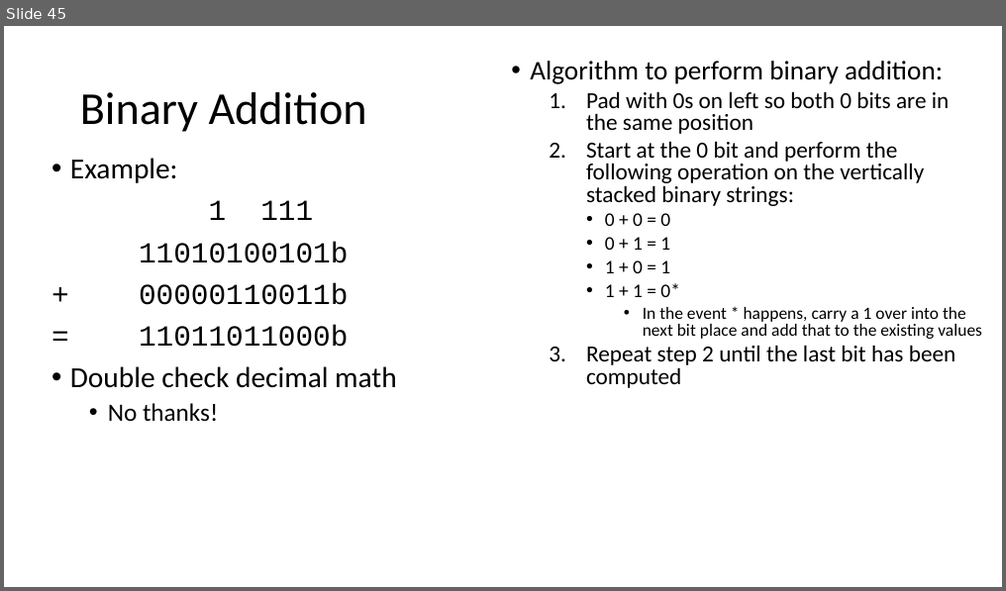
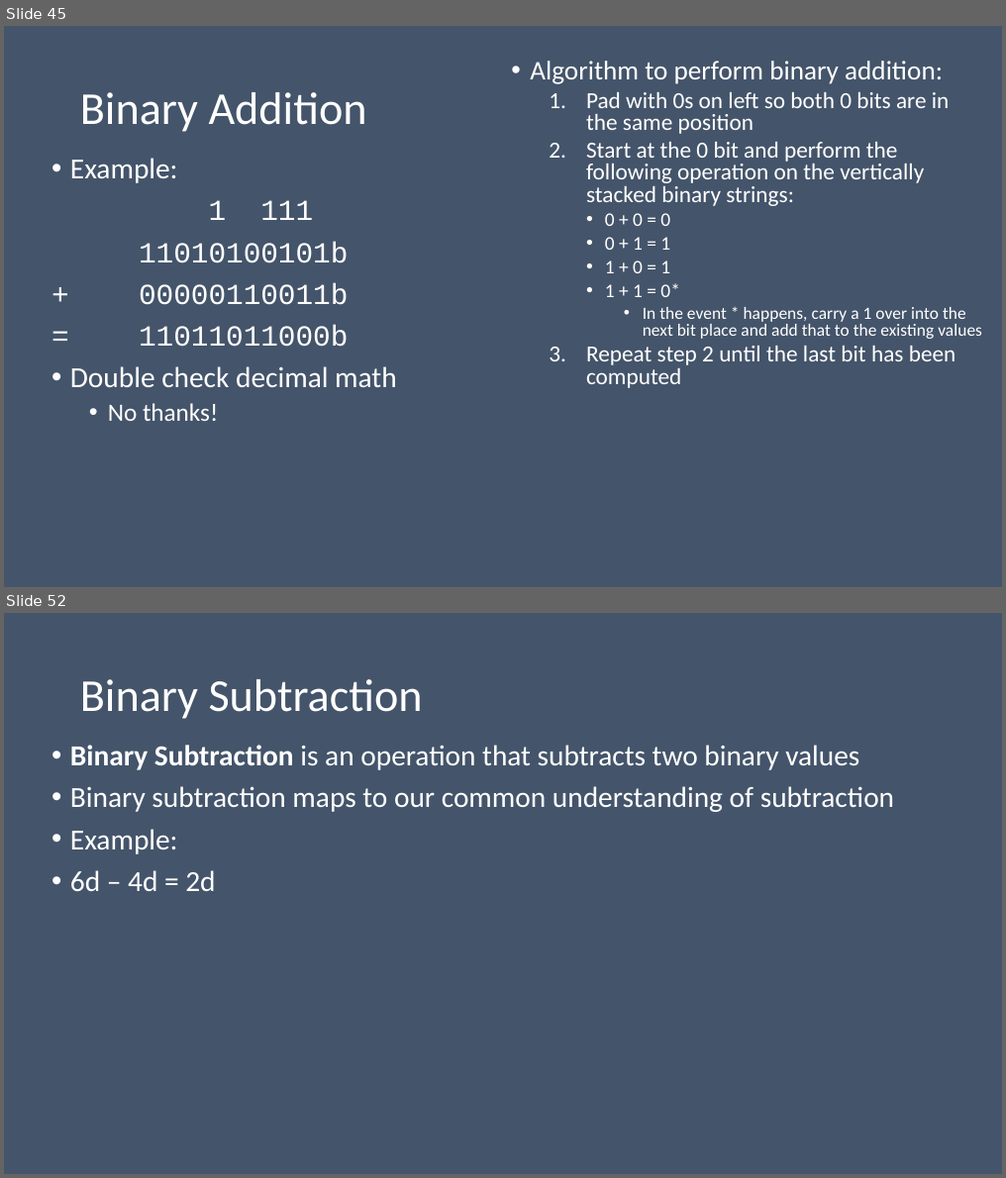
Before and after one commit to MrJoshGross/Course-Curricular-Material, a slide deck: wip/Lecture 4 - Binary Addition and Subtraction.pptx. Shown one above the other, each under a label of ours: slide 45 before the commit, slides 45 and 52 after it; the slides between them are not shown. The pictures are 1006x591 and 1006x1178 pixels, drawn with LibreOffice and Linux fonts; fonts in the diff are those of the drawing. Boxes give left, top, right and bottom in pixels: in the first picture for what was removed or moved away, otherwise in the second. Text is boxed around its words. In the diff, an @@ line names an element or a change of style, - is before the commit and + after.

Commit message:
Update Lecture 4 - Binary Addition and Subtraction.pptx
finished subtraction slides and added addition and subtraction problems

```diff
--- a/wip/Lecture 4 - Binary Addition and Subtraction.pptx
+++ b/wip/Lecture 4 - Binary Addition and Subtraction.pptx
@@ slide 52 added at [4,613,1002,1174], background #44546A @@
@@ title added at [80,679,423,719], 44 pt, text #FFFFFF @@
+Binary Subtraction
@@ text added at [70,745,894,891], 28 pt, text #FFFFFF @@
+• Binary Subtraction is an operation that subtracts two binary values
+• Binary subtraction maps to our common understanding of subtraction
+• Example:
+• 6d – 4d = 2d
@@ slide 45 changed as well @@
@@ background #FFFFFF to #44546A @@
@@ text colour #000000 to #FFFFFF in 3 elements at [80,92,367,132], [530,61,982,388], [70,158,397,421] @@
```
Also in this commit, not shown: 45 other slides changed, 22 other slides added.
